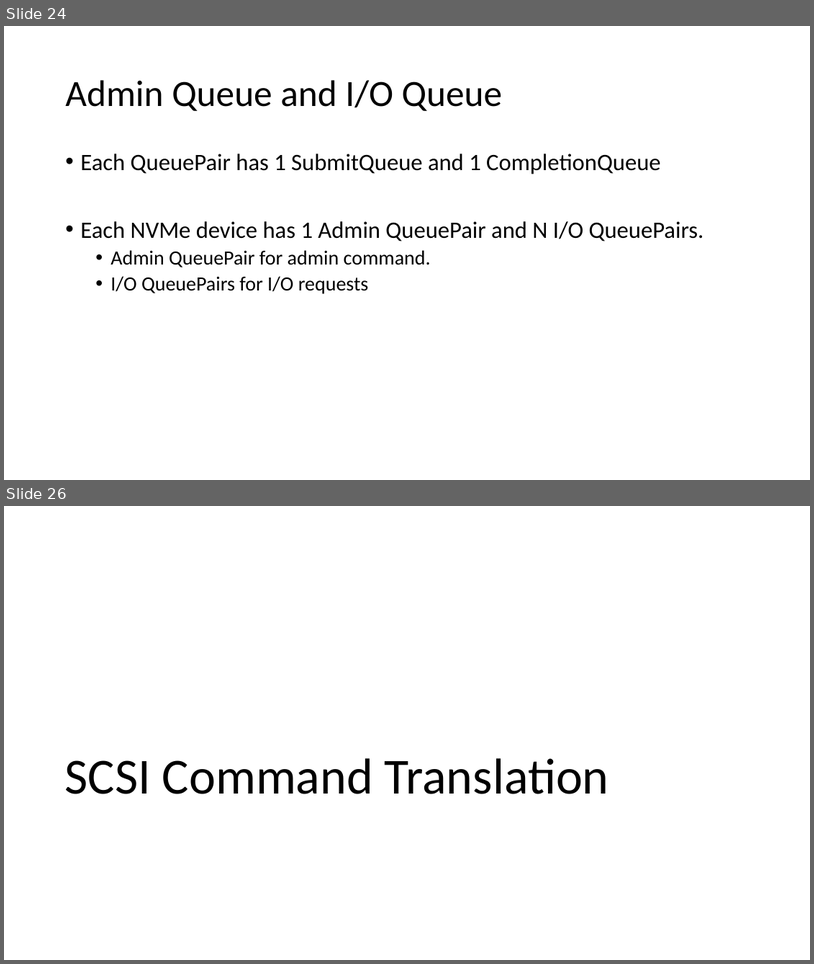
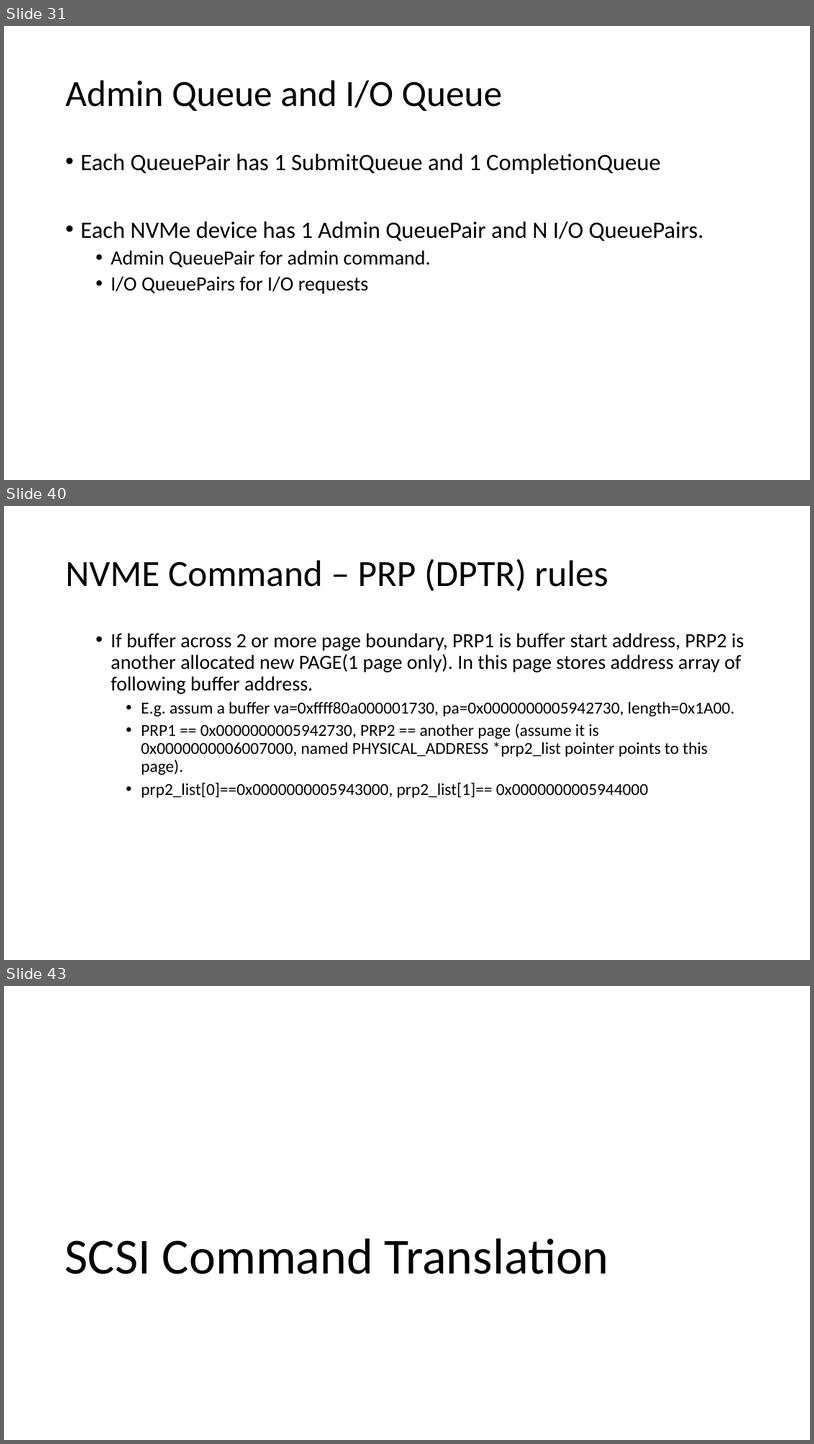
Before and after one commit to smokingpc/glendronach, a slide deck: doc/SPCNVMe_Introduction_and_Design.pptx. Shown one above the other, each under a label of ours: slides 24 and 26 before the commit, slides 31, 40 and 43 after it; the slides between them are not shown. The pictures are 814x964 and 814x1444 pixels, drawn with LibreOffice and Linux fonts; fonts in the diff are those of the drawing. Boxes give left, top, right and bottom in pixels: in the first picture for what was removed or moved away, otherwise in the second. Text is boxed around its words. In the diff, an @@ line names an element or a change of style, - is before the commit and + after.

```diff
--- a/doc/SPCNVMe_Introduction_and_Design.pptx
+++ b/doc/SPCNVMe_Introduction_and_Design.pptx
@@ slide 40 added at bbox=[4, 506, 810, 960], background #FFFFFF @@
@@ title added at bbox=[65, 559, 608, 591], 44 pt, text #000000 @@
+NVME Command – PRP (DPTR) rules
@@ text added at bbox=[111, 633, 744, 798], 20 pt, text #000000 @@
+  • If buffer across 2 or more page boundary, PRP1 is buffer start address, PRP2 is another allocated new PAGE(1 page only). In this page stores address array of following buffer address.
+    • E.g. assum a buffer va=0xffff80a000001730, pa=0x0000000005942730, length=0x1A00.
+    • PRP1 == 0x0000000005942730, PRP2 == another page (assume it is 0x0000000006007000, named PHYSICAL_ADDRESS *prp2_list pointer points to this page).
+    • prp2_list[0]==0x0000000005943000, prp2_list[1]== 0x0000000005944000
@@ what was slide 24 is now slide 31 @@
@@ what was slide 26 is now slide 43 @@
```
Also in this commit, not shown: 4 slides changed, 17 other slides added, 1 slide removed, 1 other file.
